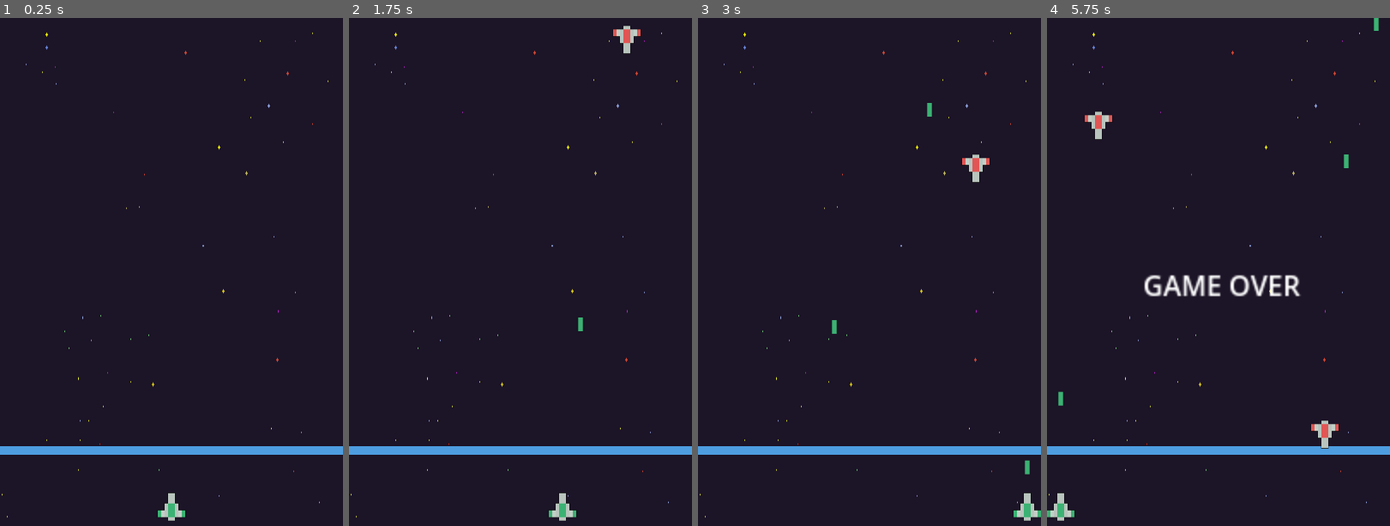
Above: before the commit, frames 1-4 (left to right).
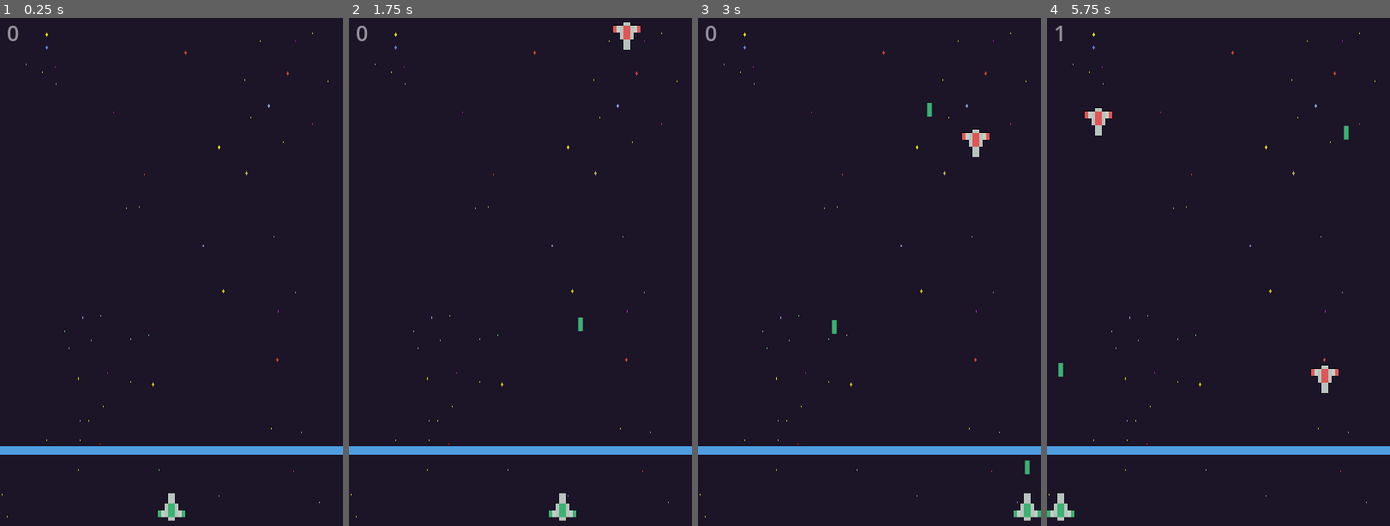
Above: after the commit, the same moments.

Repository: Msaif09/Shooter-Game
Game: Godot game, scene res://game_manager.tscn
The game is run twice, just before and just after one commit, with the same random seed, the same clock (stepped at 60 frames per second) and the same inputs.
Inputs:
- Up to frame 1 (0.25 s): no input
- Up to frame 2 (1.75 s): tap Enter (restart_game) at 0.5 s; hold Right (move_right) 0.53-1.28 s; hold Space (space_fire) 0.53-1.28 s; hold Left (move_left) from 1.28 s (still down); tap Space (space_fire) at 1.35 s
- Up to frame 3 (3 s): release Left (move_left) at 2.03 s; hold Space (space_fire) 2.03-2.78 s; hold Right (move_right) from 2.03 s (still down); tap Space (space_fire) at 2.85 s
- Up to frame 4 (5.75 s): release Right (move_right) at 3.53 s; hold Space (space_fire) 3.53-4.28 s; hold Left (move_left) from 3.53 s (still down); tap Space (space_fire) at 4.35 s; hold Space (space_fire) from 5.03 s (still down)

The runs differ from the first frame. In frame 1, less than 0.1% of the frame differs, in the area x 2-6%, y 1-5%; in frame 2, 0.2%; in frame 3, 0.5%; in frame 4, 2.1%, in the area x 2-97%, y 0-85%.

Commit message:
score board added

Diff:
--- a/entities/enemies/enemy.gd
+++ b/entities/enemies/enemy.gd
@@ -2,7 +2,7 @@
 extends Area2D
 
 
-var speed:int = 120
+var speed:int = 100
 var enemy_half_width:int = 16
 
 
@@ -23,3 +23,4 @@
 	if area.name == "BulletArea":
 		area.get_parent().queue_free()
 		queue_free()
+		get_parent().get_parent().get_node("Score").text = str(int(get_parent().get_parent().get_node("Score").text)+1)
--- a/entities/enemy_spawner/enemy_spawner.gd
+++ b/entities/enemy_spawner/enemy_spawner.gd
@@ -2,6 +2,7 @@
 
 
 var enemy_scene = preload("res://entities/enemies/enemy.tscn")
+var score = 0;
 
 
 # Called when the node enters the scene tree for the first time.
--- a/entities/player/player.gd
+++ b/entities/player/player.gd
@@ -9,6 +9,7 @@
 
 var shoot_time:= 0.8
 var shoot_counter = 0
+var score = 0;
 
 
 # Called when the node enters the scene tree for the first time.
@@ -28,6 +29,7 @@
 
 
 
+
 #	if Input.is_action_pressed("restart_game"):
 #		print("restart")
 #		PROPERTY_USAGE_RESTART_IF_CHANGED
--- a/game_manager.tscn
+++ b/game_manager.tscn
@@ -48,6 +48,15 @@
 scale = Vector2(2, 2)
 text = "GAME OVER"
 
+[node name="Score" type="RichTextLabel" parent="." groups=["Score"]]
+offset_left = 8.0
+offset_right = 128.0
+offset_bottom = 40.0
+theme_override_colors/default_color = Color(0.980392, 0.976471, 0.988235, 0.545098)
+theme_override_font_sizes/normal_font_size = 25
+text = "0"
+
 [connection signal="area_entered" from="Boundary" to="EnemySpawner" method="_on_boundary_area_entered"]
+[connection signal="child_entered_tree" from="Bullets" to="player" method="_on_bullets_child_entered_tree"]
 [connection signal="child_entered_tree" from="EnemySpawner" to="player" method="_on_enemy_spawner_child_entered_tree"]
 [connection signal="child_entered_tree" from="EnemySpawner" to="Boundary" method="_on_enemy_spawner_child_entered_tree"]
